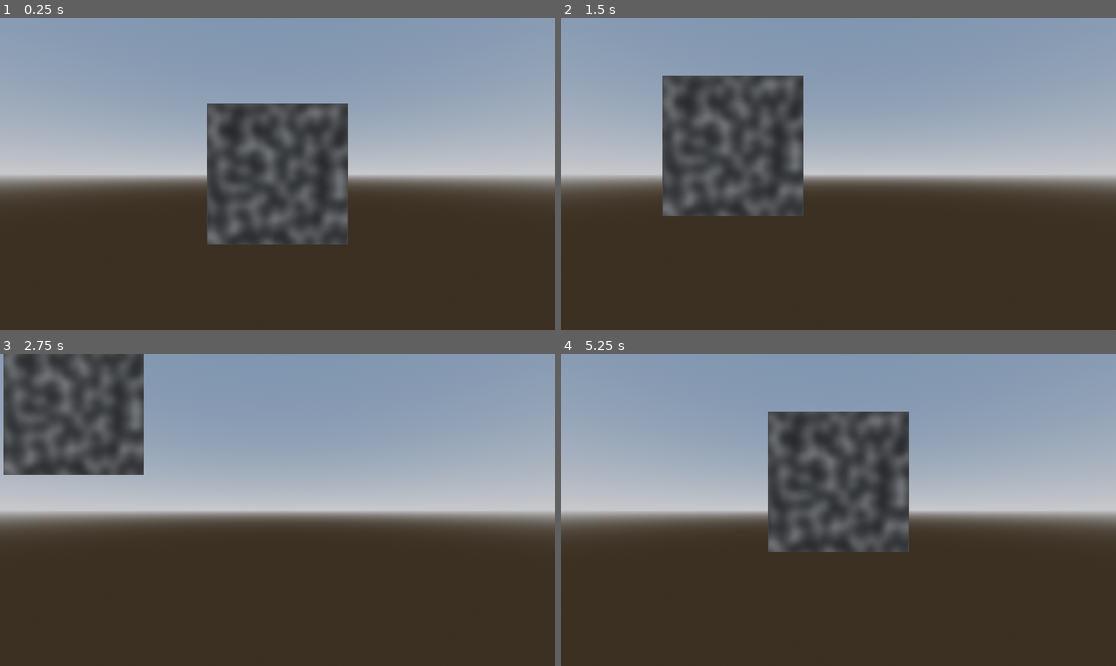
Above: before the commit, frames 1-4 (two rows, left to right).
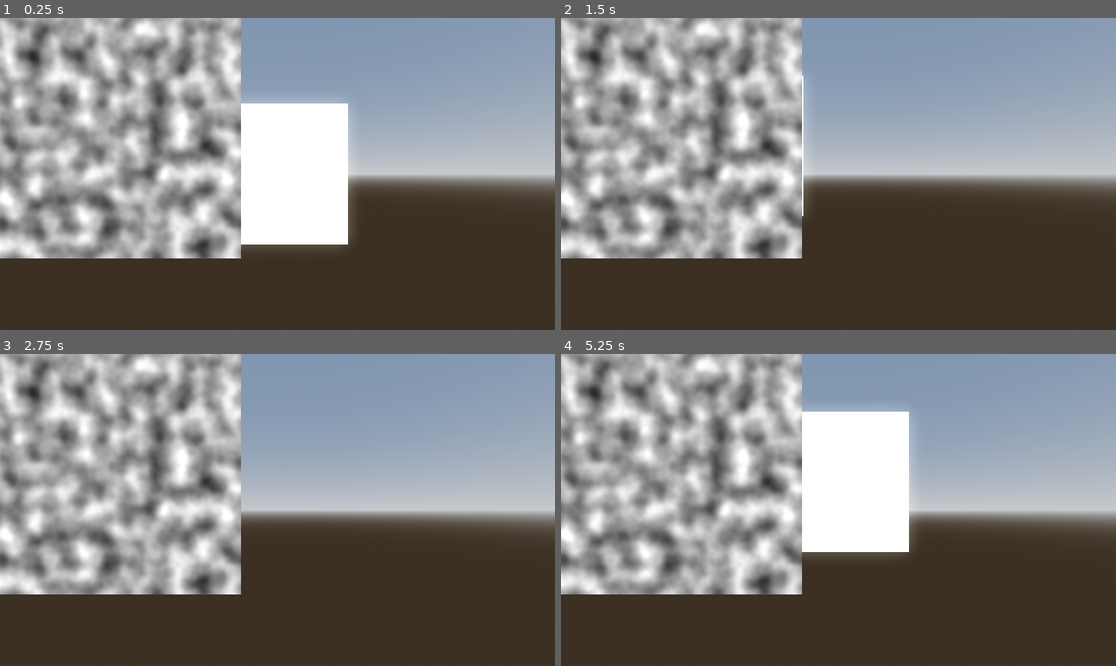
Above: after the commit, the same moments.

Repository: Maiqtheterrorist/godot-landmass-generator
Game: Godot game, scene res://LandmassGeneration/scenes/world.tscn
Same seed, same stepped clock (60 frames per second), same inputs: the game is played once before the commit and once after it.
Inputs:
- Up to frame 1 (0.25 s): no input
- Up to frame 2 (1.5 s): tap Enter at 0.5 s; hold Right (ui_right) 0.53-1.28 s; hold Down (ui_down) from 1.28 s (still down)
- Up to frame 3 (2.75 s): release Down (ui_down) at 2.03 s; hold Right (ui_right) from 2.03 s (still down)
- Up to frame 4 (5.25 s): release Right (ui_right) at 2.78 s; hold Up (ui_up) 2.78-3.53 s; hold Left (ui_left) 3.53-5.03 s; hold Down (ui_down) from 5.03 s (still down)

The runs differ from the first frame. In frame 1, 39% of the frame differs, in the area x 0-64%, y 0-78%; in frame 2, 31%; in frame 3, 31%; in frame 4, 39%.

Commit message:
Add files via upload

Diff:
--- a/LandmassGeneration/scenes/world.tscn
+++ b/LandmassGeneration/scenes/world.tscn
@@ -17,9 +17,17 @@
 tonemap_mode = 2
 glow_enabled = true
 
+[sub_resource type="StandardMaterial3D" id="StandardMaterial3D_trchi"]
+
 [sub_resource type="QuadMesh" id="QuadMesh_df3rt"]
+material = SubResource("StandardMaterial3D_trchi")
 subdivide_width = 10
 subdivide_depth = 10
+
+[sub_resource type="FastNoiseLite" id="FastNoiseLite_nqd7t"]
+
+[sub_resource type="NoiseTexture2D" id="NoiseTexture2D_qyb5d"]
+noise = SubResource("FastNoiseLite_nqd7t")
 
 [node name="world" type="Node3D"]
 
@@ -45,6 +53,11 @@
 mesh = SubResource("QuadMesh_df3rt")
 script = ExtResource("2_k0wxw")
 
+[node name="TextureRect" type="TextureRect" parent="meshes"]
+offset_right = 40.0
+offset_bottom = 40.0
+texture = SubResource("NoiseTexture2D_qyb5d")
+
 [node name="gui" type="Node" parent="."]
 
 [node name="CanvasLayer" type="CanvasLayer" parent="gui"]
@@ -54,8 +67,10 @@
 anchors_preset = 0
 offset_right = 1152.0
 offset_bottom = 648.0
+metadata/_edit_use_anchors_ = true
 
 [node name="GridContainer" type="GridContainer" parent="gui/CanvasLayer/Control"]
 layout_mode = 0
 offset_right = 40.0
 offset_bottom = 40.0
+metadata/_edit_use_anchors_ = true
--- a/LandmassGeneration/scripts/generationScripts/landmasGenerationScript.gd
+++ b/LandmassGeneration/scripts/generationScripts/landmasGenerationScript.gd
@@ -3,11 +3,15 @@
 class_name landmassGenerator
 
 static var fastNoiseLite : FastNoiseLite = FastNoiseLite.new()
+static var combinedImages : Image
+static var finalTexture
 
-static var octavesDictionary : Dictionary = {
+static var textures : Dictionary = {
 
 }
+static var images = {
 
+}
 func _ready() -> void:
 	_fastNoiseLite_initializer()
 
@@ -16,26 +20,31 @@
 	fastNoiseLite.fractal_type = FastNoiseLite.FRACTAL_NONE
 
 static func _generate_noise_map(width : int, height : int, scale : float, octaves : int, persistance : float, lacunarity : float) -> ImageTexture:
-	var noiseImage : Image = Image.create(width,height,false,Image.FORMAT_RGBA8)
+	combinedImages = Image.create(width,height,false,Image.FORMAT_RGBA8)
 	var usableFrequency = lacunarity
 	var usableAmplitude = persistance
 
 	for i in octaves:
+		var noiseImage : Image = Image.create(width,height,false,Image.FORMAT_RGBA8)
 		usableFrequency = pow(lacunarity, i)
 		usableAmplitude = pow(persistance, i)
-		prints(i,usableAmplitude,usableFrequency)
-
-		var octave = []
 
 		for y in height:
 			for x in width:
 				var sampleY = y/scale * usableFrequency
 				var sampleX = x/scale * usableFrequency
 
-				var data = [Vector3(    sampleX, sampleY, ((fastNoiseLite.get_noise_2d(sampleX,sampleY)+1)/2)*usableAmplitude    )]
-				octave.append(data)
+				var combinedImagePixel = combinedImages.get_pixel(x, y)
+				var fnlPixel = Color.from_hsv(0.0,0.0,(fastNoiseLite.get_noise_2d(sampleX,sampleY)+1)/2)*usableAmplitude
+				combinedImagePixel = (combinedImagePixel+fnlPixel*usableAmplitude)
+				combinedImages.set_pixel(x,y, combinedImagePixel)
 
 				noiseImage.set_pixel(x,y, Color.from_hsv(0.0, 0.0, (fastNoiseLite.get_noise_2d(sampleX,sampleY)+1)/2)*usableAmplitude)
-		octavesDictionary.merge({"Octave " + str(i) : octave})
-	var noiseTextureInstance : ImageTexture = ImageTexture.create_from_image(noiseImage)
-	return noiseTextureInstance
+
+			images.merge({"image " + str(i) : noiseImage})
+
+		var noiseTextureInstance : ImageTexture = ImageTexture.create_from_image(noiseImage)
+		textures.merge({"image " + str(i) : noiseTextureInstance})
+	finalTexture = ImageTexture.create_from_image(combinedImages)
+
+	return finalTexture
--- a/LandmassGeneration/scripts/utilityScripts/landmass2DNoisePreviewSetup.gd
+++ b/LandmassGeneration/scripts/utilityScripts/landmass2DNoisePreviewSetup.gd
@@ -1,46 +1,27 @@
 extends Node
-var total = 0
+@onready var noise_preview: MeshInstance3D = %noisePreview
+@onready var texture_rect: TextureRect = $"../TextureRect"
 
 var generationData : Dictionary = {
-	 "width" : 100,
-	"height" : 100,
+	 "width" : 500,
+	"height" : 500,
 	"scale" : 0.5,
 	"octaves" : 3,
 	"persistance" : 0.5,
 	"lacunarity" : 2.0,
-	#"frequency" : 1.0,
-	#"amplitude" : 0.0
 }
 var finalValues : Dictionary = {
 
 }
-@onready var noise_preview: MeshInstance3D = %noisePreview
-var material : StandardMaterial3D = StandardMaterial3D.new()
 var texture : ImageTexture
 
 func _ready() -> void:
 	_setup_noise_preview_node()
 
 func _setup_noise_preview_node() -> void:
-	_create_material_and_assign()
 	_create_noise_texture_and_assign()
 
-func _create_material_and_assign() -> void:
-	self.mesh.surface_set_material(0, material)
 
 func _create_noise_texture_and_assign() -> void:
-	material.albedo_texture = landmassGenerator._generate_noise_map(generationData.get("width"), generationData.get("height"), generationData.get("scale"), generationData.get("octaves"), generationData.get("persistance"), generationData.get("lacunarity"))
-
-func _process(delta: float) -> void:
-	if Input.is_action_just_pressed("ui_up"):
-		#print(landmassGenerator.octavesDictionary)
-		var index = 0
-		for key in landmassGenerator.octavesDictionary:
-			#print("in " + str(key))
-			total += landmassGenerator.octavesDictionary.get(key)[0][0].z
-			print(landmassGenerator.octavesDictionary.get(key)[index][0].z)
-			index += 1
-			for value in landmassGenerator.octavesDictionary.get(str(key)):
-				print("at x: " + str(value[0].x) + " at y: " + str(value[0].y) + " value is :" + str(value[0].z))
-	#if Input.is_action_just_pressed("ui_left"):
-		#print(total)
+	#noise_preview.texture = landmassGenerator._generate_noise_map(generationData.get("width"), generationData.get("height"), generationData.get("scale"), generationData.get("octaves"), generationData.get("persistance"), generationData.get("lacunarity"))
+	texture_rect.texture = landmassGenerator._generate_noise_map(generationData.get("width"), generationData.get("height"), generationData.get("scale"), generationData.get("octaves"), generationData.get("persistance"), generationData.get("lacunarity"))
Not shown: 1 places in LandmassGeneration/scenes/world.tscn that only renumber resources
